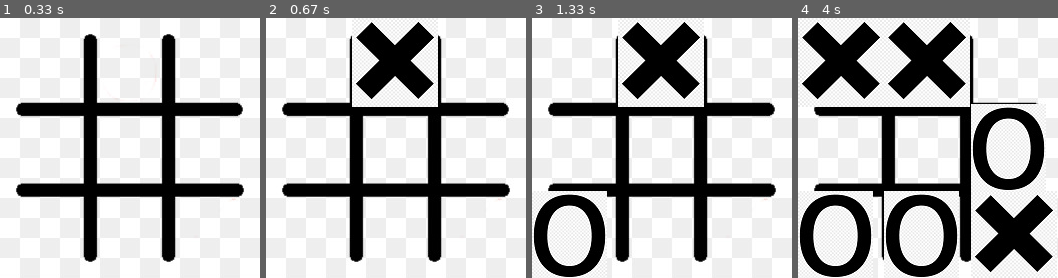
Above: before the commit, frames 1-4 (left to right).
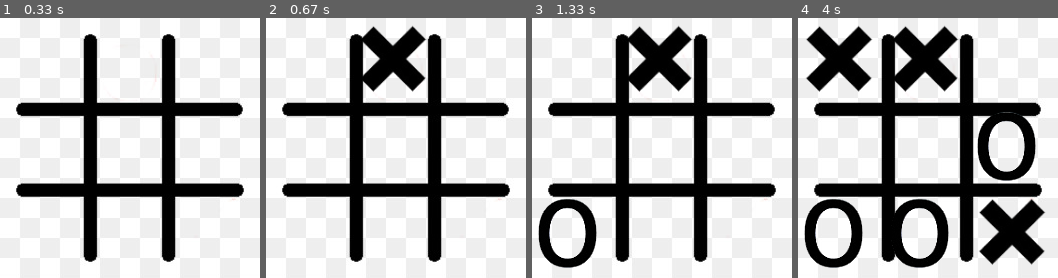
Above: after the commit, the same moments.

Repository: danipequelangos/Programming
Game: pygame game, started from Python/pygame/tictactoe.py
Same seed, same stepped clock (60 frames per second), same inputs: the game is played once before the commit and once after it.
Inputs (mouse positions are in pixels of both pictures, inside the frame that each line leads up to):
- Up to frame 1 (0.33 s): no input
- Up to frame 2 (0.67 s): press the mouse at (310, 236) at 0.37 s; move the mouse to (349, 155) at 0.47 s; release the mouse at (385, 77) at 0.6 s
- Up to frame 3 (1.33 s): press the mouse at (576, 148) at 0.7 s; move the mouse to (573, 187) at 0.8 s; release the mouse at (571, 223) at 0.93 s; press the mouse at (750, 148) at 1.2 s; move the mouse to (753, 181) at 1.3 s
- Up to frame 4 (4 s): release the mouse at (1024, 215) at 1.43 s; press the mouse at (842, 148) at 1.83 s; move the mouse to (881, 194) at 1.93 s; release the mouse at (922, 241) at 2.07 s; press the mouse at (842, 62) at 2.63 s; move the mouse to (860, 64) at 2.73 s; release the mouse at (876, 70) at 2.87 s; press the mouse at (842, 148) at 3.57 s; move the mouse to (933, 155) at 3.67 s; release the mouse at (1021, 166) at 3.8 s

Frame 1 is identical in both runs. In frame 2, 4.4% of the frame differs, in the area x 33-67%, y 1-35%; in frame 3, 8.7%; in frame 4, 24%, in the area x 0-99%, y 0-100%.

Commit message:
Some little changes

Diff:
--- a/Python/pygame/tictactoe.py
+++ b/Python/pygame/tictactoe.py
@@ -4,18 +4,21 @@
 
 	pygame.init()
 
+	# variable for the play cont
+	play = 0
 	#Load all images
 	background = pygame.image.load("background.jpg")
-	backgroundSize=pygame.Surface.get_size(background)
-	X = pygame.image.load("X.jpg")
-	O = pygame.image.load("O.jpg")
+	backgroundSize = pygame.Surface.get_size(background)
+	X = pygame.image.load("X.png")
+	XSize = pygame.Surface.get_size(X)
+	O = pygame.image.load("O.png")
+	OSize = pygame.Surface.get_size(O)
 
 	#Make the table coordinates as an array of Rects
 	table =[[0,0,0],[0,0,0],[0,0,0]]
 	for i in range(3):
 		for j in range(3):
-			table[i][j] = pygame.Rect(i*backgroundSize[0]/3,j*backgroundSize[1]/3,backgroundSize[0]/3,backgroundSize[1]/3)
-	print(table)
+			table[i][j] = pygame.Rect((i*backgroundSize[0]/3)+5,(j*backgroundSize[1]/3)+5,(backgroundSize[0]/3)-5,(backgroundSize[1]/3)-5)
 
 	#Make the window same size as the background image
 	screen = pygame.display.set_mode(backgroundSize)
@@ -36,14 +39,17 @@
                 # change the value to False, to exit the main loop
 				running = False
 			# control the click event
-			if event.type == pygame.MOUSEBUTTONUP:
+			if event.type == pygame.MOUSEBUTTONUP and play < 9:
 				pos = pygame.mouse.get_pos()
 				# depending on where the click was blit the image in the correct position
 				for i in range(3):
 					for j in range(3):
 						if table[i][j].collidepoint(pos):
+							play+=1
 							screen.blit(player, table[i][j])
 							pygame.display.flip()
+							# eliminate the coordinate where the X or O has been blited
+							table[i][j] = pygame.Rect(0,0,0,0)
 							# change the player after each click
 							if player == X:
 								player = O
Binary file removed: Python/pygame/O.jpg
Binary file added: Python/pygame/O.png
Binary file removed: Python/pygame/X.jpg
Binary file added: Python/pygame/X.png
